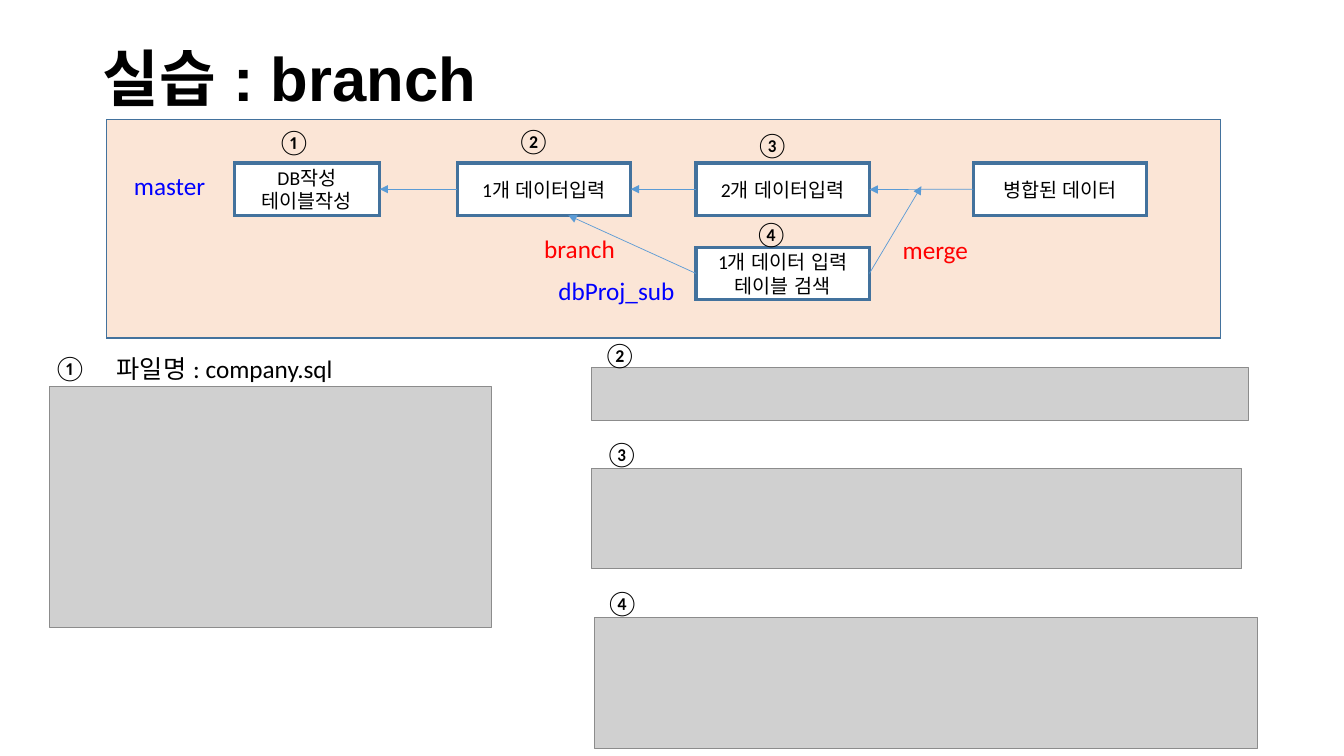
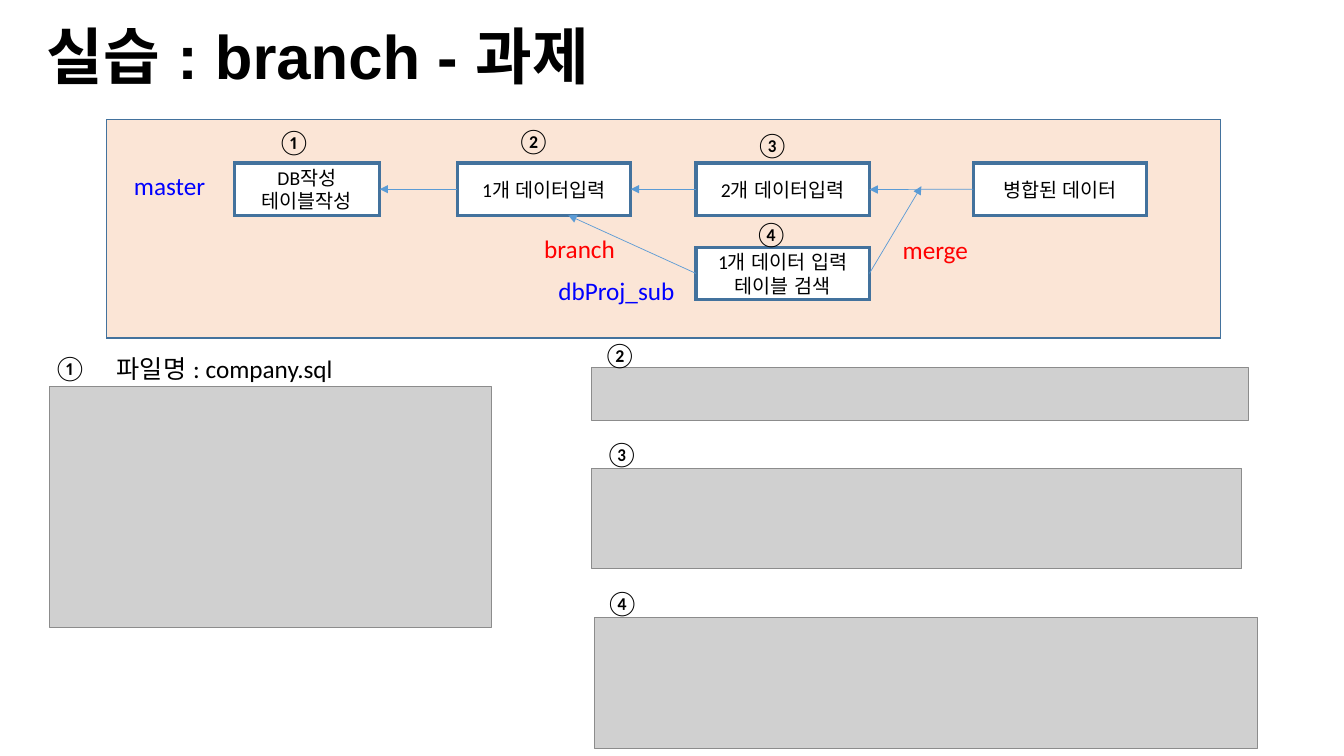
Before and after one commit to Open-Source-Programming/OpenSource-Lec, a slide deck: slide 26 of 07-Git2.pptx. Drawn at 1344x756 pixels with LibreOffice and Linux fonts; fonts in the diff are those of the drawing; grey boxes stand for pictures; background and template pictures are left out. Boxes give left, top, right and bottom in pixels: in the first picture for what was removed or moved away, otherwise in the second. Text is boxed around its words. In the diff, an @@ line names an element or a change of style, - is before the commit and + after.

Commit message:
last commit

```diff
--- a/07-Git2.pptx
+++ b/07-Git2.pptx
@@ title at [47, 27, 588, 85]: text changed @@
-실습 : branch
+실습 : branch - 과제
```
